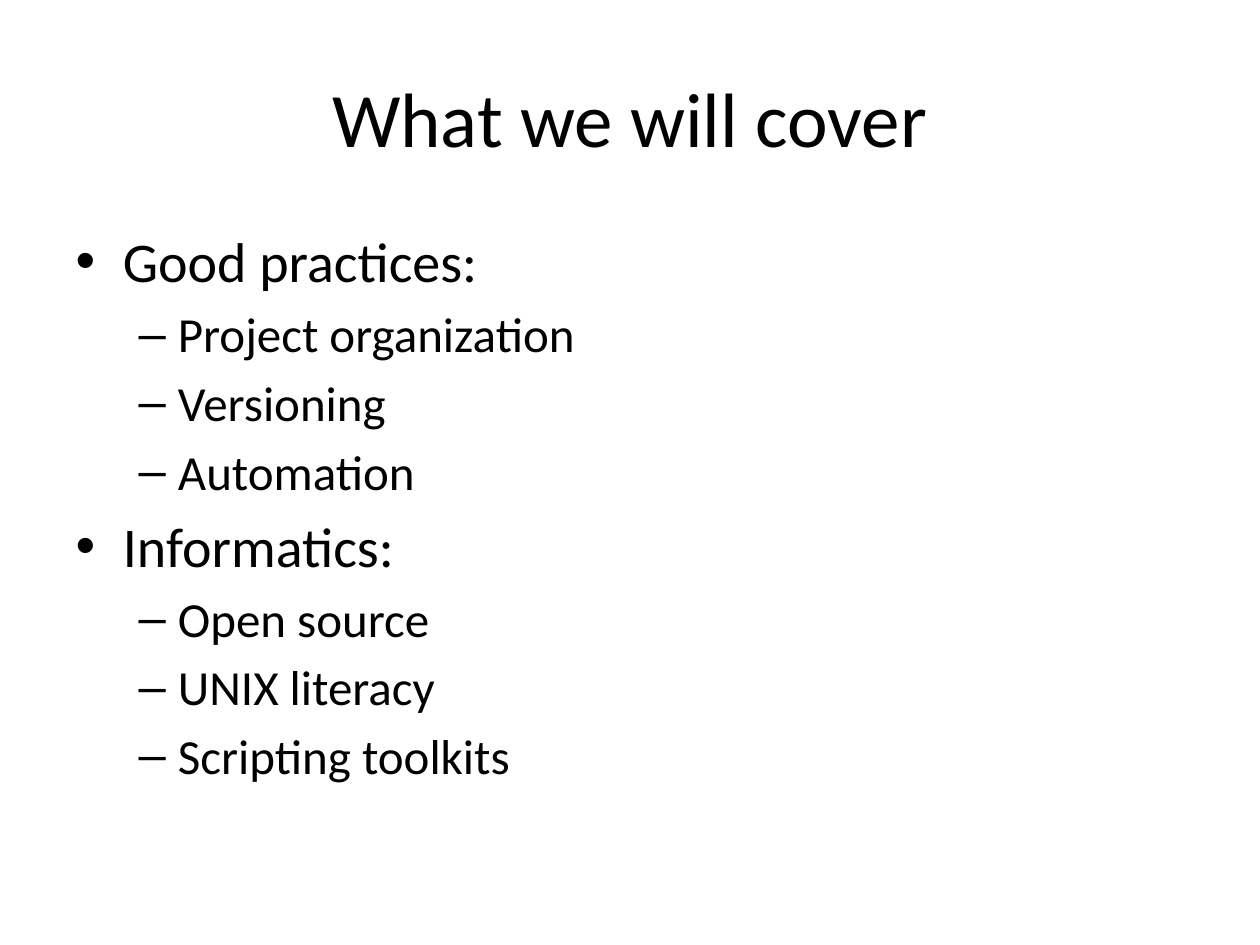
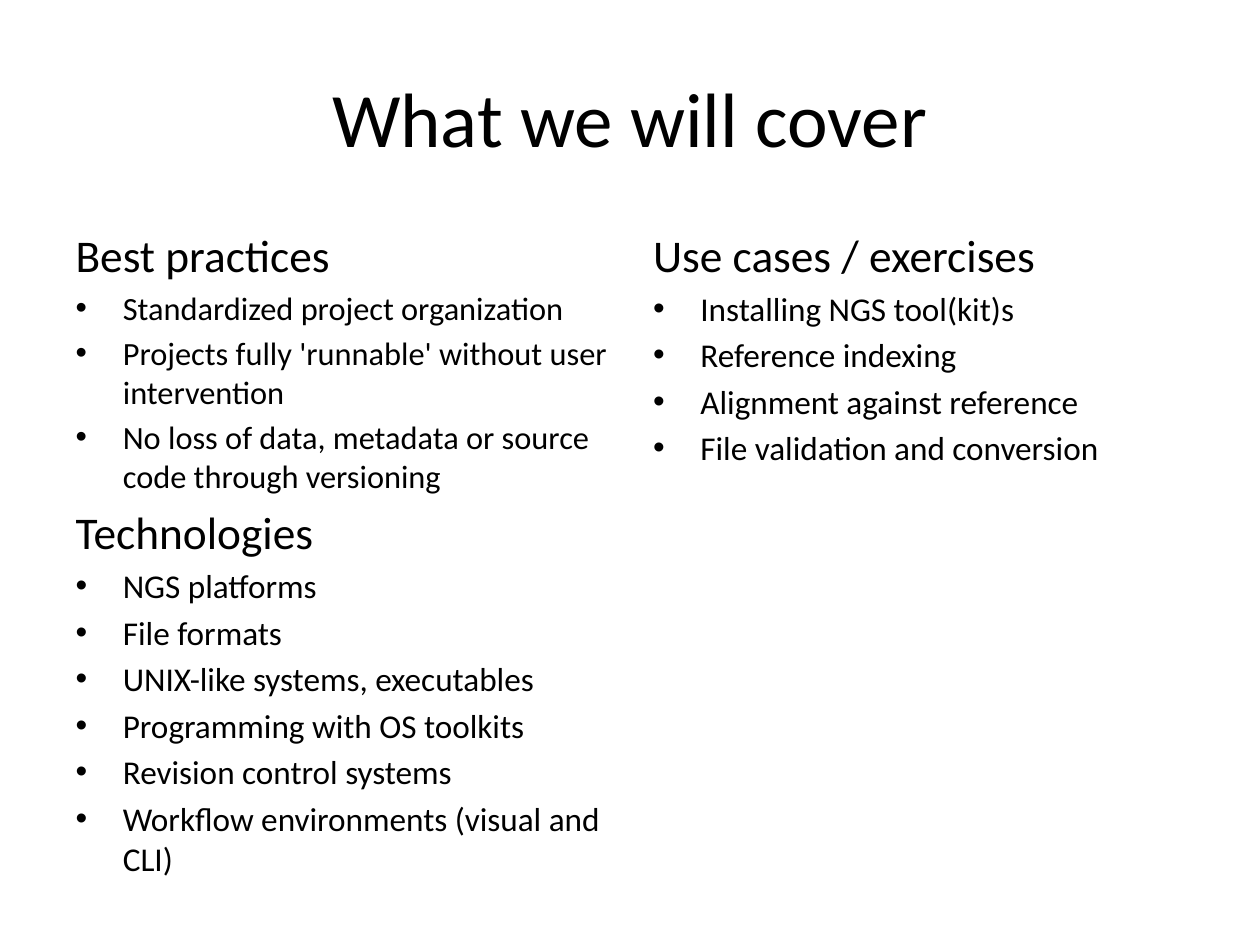
Before and after one commit to rvosa/ngs-workflows, a slide deck: slide 14 of doc/slides/day1/session1/NGSplatforms.pptx (slide 9 before the commit). Drawn at 1260x945 pixels with LibreOffice and Linux fonts; fonts in the diff are those of the drawing. Boxes give left, top, right and bottom in pixels: in the first picture for what was removed or moved away, otherwise in the second. Text is boxed around its words. In the diff, an @@ line names an element or a change of style, - is before the commit and + after.

```diff
--- a/doc/slides/day1/session1/NGSplatforms.pptx
+++ b/doc/slides/day1/session1/NGSplatforms.pptx
@@ text at box(76, 240, 607, 836): text changed; size 28 to 19 pt @@
-• Good practices:
-  – Project organization
-  – Versioning
-  – Automation
-• Informatics:
-  – Open source
-  – UNIX literacy
-  – Scripting toolkits
+Best practices
+• Standardized project organization
+• Projects fully 'runnable' without user intervention
+• No loss of data, metadata or source code through versioning
+Technologies
+• NGS platforms
+• File formats
+• UNIX-like systems, executables
+• Programming with OS toolkits
+• Revision control systems
+• Workflow environments (visual and CLI)
@@ text added at box(653, 241, 1098, 461), 19 pt, text #000000 @@
+Use cases / exercises
+• Installing NGS tool(kit)s
+• Reference indexing
+• Alignment against reference
+• File validation and conversion
```
Also in this commit, not shown: 6 other slides changed, 7 slides added, 2 slides removed.
